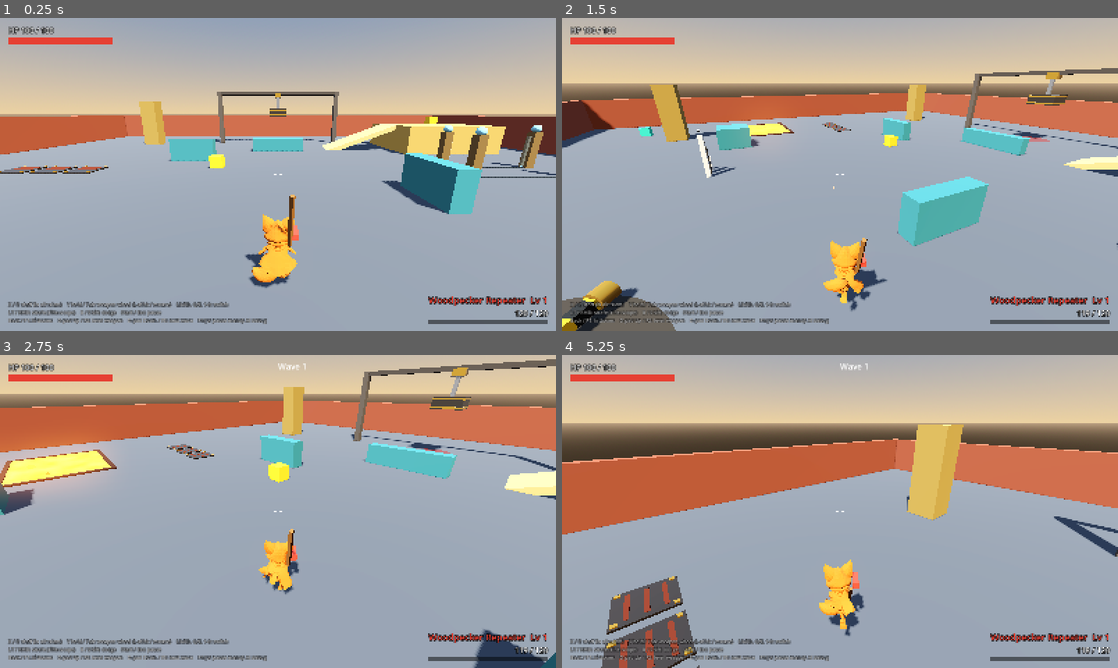
Above: before the commit, frames 1-4 (two rows, left to right).
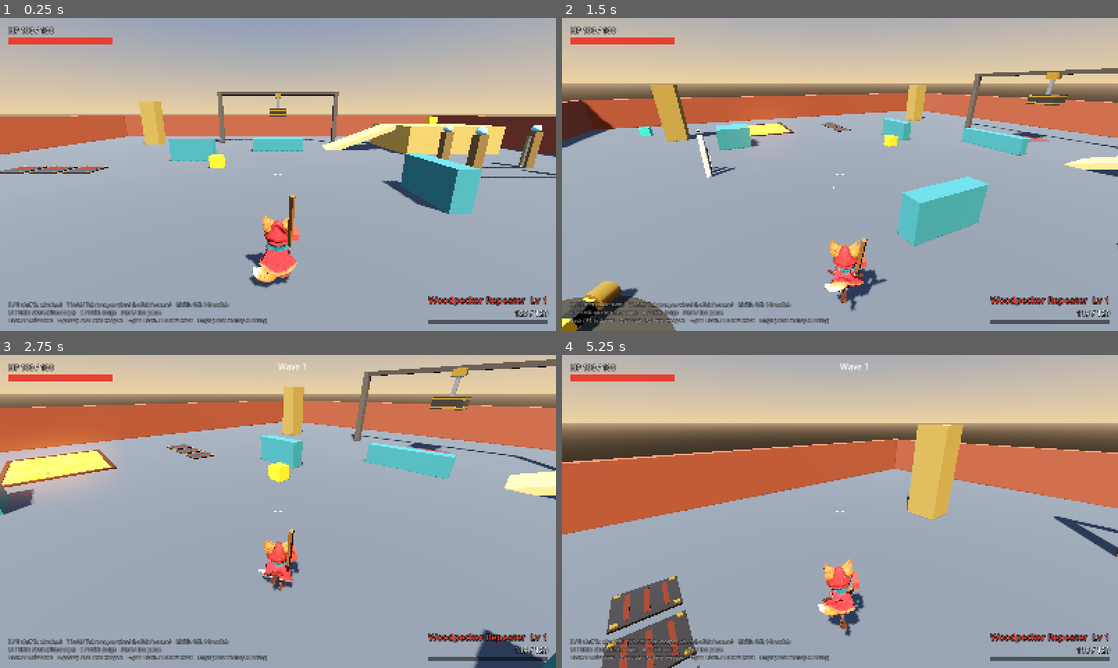
Above: after the commit, the same moments.

Repository: ArcticGizmo/project-fox
Game: Godot game, scene res://scenes/main.tscn
The game is run twice, just before and just after one commit, with the same random seed, the same clock (stepped at 60 frames per second) and the same inputs.
Inputs (mouse positions are in pixels of both pictures, inside the frame that each line leads up to):
- Up to frame 1 (0.25 s): no input
- Up to frame 2 (1.5 s): tap Enter (ui_accept) at 0.5 s; move the mouse to (962, 158) at 0.52 s; hold D (move_right) 0.53-1.28 s; tap Shift (dodge) at 0.6 s; click (962, 158) at 0.67 s; tap Space (jump) at 0.77, 1.07 s; move the mouse to (812, 174) at 1.27 s; hold W (move_forward) from 1.28 s (still down); click (812, 174) at 1.35 s
- Up to frame 3 (2.75 s): keep holding W (move_forward); tap Space (jump) at 1.52, 1.82 s; move the mouse to (289, 505) at 2.02 s; tap Down (look_down) at 2.1 s
- Up to frame 4 (5.25 s): keep holding W (move_forward); move the mouse to (834, 517) at 2.77 s; tap Left (look_left) at 2.85 s; click (834, 517) at 2.92 s; tap Space (jump) at 3.02, 3.32, 3.77, 4.07, 4.52, 4.82 s; move the mouse to (878, 514) at 3.52 s; tap Right (look_right) at 3.6 s; move the mouse to (795, 508) at 4.27 s; tap Up (look_up) at 4.35 s; move the mouse to (845, 511) at 5.02 s; tap F (melee) at 5.1 s; click (845, 511) at 5.17 s

The runs differ from the first frame. In frame 1, 1.0% of the frame differs, in the area x 45-54%, y 62-85%; in frame 2, 0.9%; in frame 3, 0.6%; in frame 4, 0.9%.

Commit message:
Use the textured Ember model and drop the placeholder tint
Co-Authored-By: Claude Opus 5.5 <noreply@anthropic.com>

Diff:
--- a/scripts/player/fox_model.gd
+++ b/scripts/player/fox_model.gd
@@ -21,7 +21,7 @@
 var material: StandardMaterial3D
 
 
-func _init(height: float = MODEL_HEIGHT, tint: Color = Color.WHITE) -> void:
+func _init(height: float = MODEL_HEIGHT) -> void:
 	name = "FoxModel"
 	var model := SCENE.instantiate() as Node3D
 	# The GLB faces +Z; the player faces -Z.
@@ -34,8 +34,6 @@
 	# Own copy of the material so the hurt flash doesn't touch the imported resource.
 	var mesh := skeleton.find_children("*", "MeshInstance3D", false, false)[0] as MeshInstance3D
 	material = (mesh.mesh.surface_get_material(0) as StandardMaterial3D).duplicate() as StandardMaterial3D
-	# The current export has no texture or UVs, so the tint is the whole look.
-	material.albedo_color = tint
 	material.emission_enabled = true
 	material.emission = Color.BLACK
 	mesh.set_surface_override_material(0, material)
--- a/scripts/player/player.gd
+++ b/scripts/player/player.gd
@@ -191,7 +191,7 @@
 	visual = Node3D.new()
 	visual.name = "Visual"
 	add_child(visual)
-	fox_model = FoxModel.new(HEIGHT, BODY_COLOR)
+	fox_model = FoxModel.new(HEIGHT)
 	visual.add_child(fox_model)
 
 	muzzle = Node3D.new()
Binary file changed: imported_models/Ember_the_Foxling/Ember_the_Foxling.glb
Not shown, changed: imported_models/Ember_the_Foxling/Ember_the_Foxling.glb.import
Renamed: imported_models/Ember_the_Foxling_1/Ember_the_Foxling_1_Image_0.png -> imported_models/Ember_the_Foxling/Ember_the_Foxling_Image_0.png
Not shown, changed: imported_models/Ember_the_Foxling/Ember_the_Foxling_Image_0.png.import
Binary file removed: imported_models/Ember_the_Foxling_1/Ember_the_Foxling_1.glb
Not shown, removed: imported_models/Ember_the_Foxling_1/Ember_the_Foxling_1.glb.import
